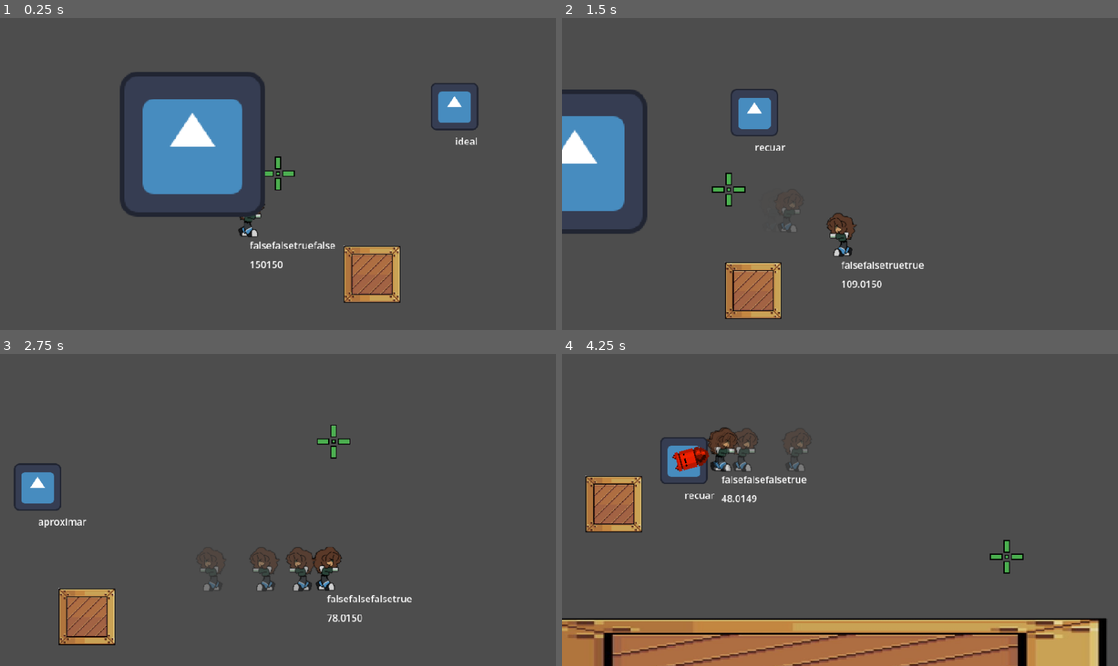
Above: before the commit, frames 1-4 (two rows, left to right).
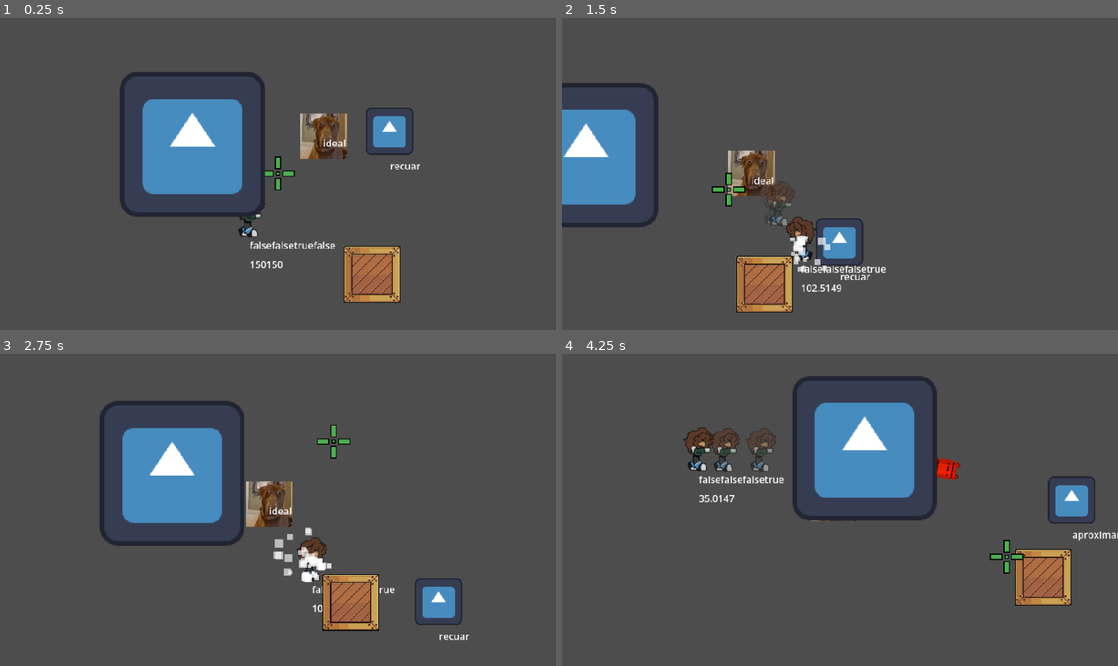
Above: after the commit, the same moments.

Repository: mathkkj/ROGUENAVE
Game: Godot game, scene res://cenas_tscn/cena.tscn
Two runs of this game, one before a commit and one after it. Both use one fixed random seed, a clock stepped at 60 frames per second and the inputs below. The engine's default icon, where the game draws it, is replaced by a stand-in: a white triangle on a blue panel in a dark square.
Inputs (mouse positions are in pixels of both pictures, inside the frame that each line leads up to):
- Up to frame 1 (0.25 s): no input
- Up to frame 2 (1.5 s): move the mouse to (962, 158) at 0.52 s; press the mouse at (962, 158) at 0.53 s; hold D (direita) 0.53-1.28 s; tap E (dash) at 0.8, 1.35 s; move the mouse to (728, 189) at 1.27 s; release the mouse at (728, 189) at 1.28 s; hold Down (baixo) from 1.28 s (still down)
- Up to frame 3 (2.75 s): click (166, 525) at 1.55 s; move the mouse to (333, 441) at 2.02 s; release Down (baixo) at 2.03 s; press the mouse at (333, 441) at 2.03 s; hold D (direita) from 2.03 s (still down); tap E (dash) at 2.3 s
- Up to frame 4 (4.25 s): move the mouse to (812, 572) at 2.77 s; release D (direita) at 2.78 s; release the mouse at (812, 572) at 2.78 s; hold Up (cima) 2.78-3.53 s; tap E (dash) at 2.85, 3.8 s; click (812, 572) at 3.05 s; move the mouse to (1006, 556) at 3.52 s; press the mouse at (1006, 556) at 3.53 s; hold A (esquerda) from 3.53 s (still down)

The runs differ from the first frame. In frame 1, 2.8% of the frame differs, in the area x 54-86%, y 20-49%; in frame 2, 9.2%; in frame 3, 15%; in frame 4, 29%, in the area x 0-100%, y 7-100%.

Commit message:
inimigo meele feito + input buffer multimidia
esse codigo eu achei mais bonito

Diff:
--- a/cenas_tscn/cena.tscn
+++ b/cenas_tscn/cena.tscn
@@ -8,6 +8,7 @@
 [ext_resource type="Script" uid="uid://nhicgyskphcw" path="res://codigo_gd/personagem_gd/mira.gd" id="7_j0gmb"]
 [ext_resource type="Texture2D" uid="uid://cmdiemw8l5v8o" path="res://placeholder/caixa_madeira.png" id="8_q3n0b"]
 [ext_resource type="Script" uid="uid://ckbcyurf5jexp" path="res://codigo_gd/objeto_fisico_interagivel.gd" id="8_uk6bg"]
+[ext_resource type="PackedScene" uid="uid://o2qi5yx4o5ai" path="res://cenas_tscn/inimigos_tscn/inimigo_meele.tscn" id="10_iwd25"]
 [ext_resource type="PackedScene" uid="uid://dt7frg7l5upcl" path="res://cenas_tscn/inimigos_tscn/inimigo_projetil.tscn" id="11_y6nmq"]
 
 [sub_resource type="RectangleShape2D" id="RectangleShape2D_uk6bg"]
@@ -71,8 +72,9 @@
 position = Vector2(1, -2.5)
 shape = SubResource("RectangleShape2D_iwd25")
 
-[node name="Inimigo_projetil" parent="." unique_id=1768556099 node_paths=PackedStringArray("alvo") instance=ExtResource("11_y6nmq")]
-position = Vector2(249, -17)
-speed = 300.0
+[node name="Inimigo_meele" parent="." unique_id=967689483 node_paths=PackedStringArray("alvo") instance=ExtResource("10_iwd25")]
 alvo = NodePath("../personagem")
-max_speed = 300.0
+
+[node name="Inimigo_projetil" parent="." unique_id=944234677 node_paths=PackedStringArray("alvo") instance=ExtResource("11_y6nmq")]
+position = Vector2(135, 4)
+alvo = NodePath("../personagem")
--- /dev/null
+++ b/cenas_tscn/inimigos_tscn/inimigo_meele.tscn
@@ -0,0 +1,86 @@
+[gd_scene format=3 uid="uid://o2qi5yx4o5ai"]
+
+[ext_resource type="Script" uid="uid://carrgaap35jf0" path="res://codigo_gd/inimigo_meele.gd" id="1_an2hr"]
+[ext_resource type="Texture2D" uid="uid://c7iolkysd2yxq" path="res://placeholder/88623ff79ebfc026e3302040605ab404.jpg" id="2_an2hr"]
+
+[sub_resource type="RectangleShape2D" id="RectangleShape2D_a2lr6"]
+size = Vector2(53.014732, 64.94514)
+
+[sub_resource type="CircleShape2D" id="CircleShape2D_an2hr"]
+radius = 340.68954
+
+[sub_resource type="RectangleShape2D" id="RectangleShape2D_an2hr"]
+size = Vector2(5.501678, 12.921783)
+
+[node name="Inimigo_meele" type="CharacterBody2D" unique_id=967689483 groups=["inimigos"]]
+scale = Vector2(1.0103017, 1)
+motion_mode = 1
+script = ExtResource("1_an2hr")
+dash_vel = 1200
+speed = 200.0
+max_speed = 400.0
+metadata/_custom_type_script = "uid://dgnct4e6m2fwr"
+
+[node name="Sprite2D" type="Sprite2D" parent="." unique_id=1912404478]
+position = Vector2(0.50000095, 9.536743e-07)
+scale = Vector2(0.24679486, 0.2814815)
+texture = ExtResource("2_an2hr")
+
+[node name="CollisionShape2D" type="CollisionShape2D" parent="." unique_id=1069773565]
+scale = Vector2(1.4951277, 1.1934714)
+shape = SubResource("RectangleShape2D_a2lr6")
+
+[node name="atirar_tempo" type="Timer" parent="." unique_id=478864463]
+autostart = true
+
+[node name="Raycast" type="Node2D" parent="." unique_id=1941409983]
+
+[node name="RayBaixo" type="RayCast2D" parent="Raycast" unique_id=1701125451]
+target_position = Vector2(0, 57)
+
+[node name="RayDireita" type="RayCast2D" parent="Raycast" unique_id=2056210272]
+target_position = Vector2(63, 1)
+
+[node name="RayCima" type="RayCast2D" parent="Raycast" unique_id=1886523278]
+target_position = Vector2(0, -59)
+
+[node name="RayEsquerda" type="RayCast2D" parent="Raycast" unique_id=1174141446]
+target_position = Vector2(-61, 0)
+
+[node name="RayBaixoDireita" type="RayCast2D" parent="Raycast" unique_id=565274749]
+target_position = Vector2(50, 50)
+
+[node name="RayBaixoEsquerda" type="RayCast2D" parent="Raycast" unique_id=150581067]
+target_position = Vector2(-50, 50)
+
+[node name="RayCimaDireita" type="RayCast2D" parent="Raycast" unique_id=1355962918]
+target_position = Vector2(50, -50)
+
+[node name="RayCimaEsquerda" type="RayCast2D" parent="Raycast" unique_id=1749518860]
+target_position = Vector2(-50, -50)
+
+[node name="RayLOS" type="RayCast2D" parent="." unique_id=325874916]
+
+[node name="circulo_de_visao" type="Area2D" parent="." unique_id=47214053]
+
+[node name="CollisionShape2D" type="CollisionShape2D" parent="circulo_de_visao" unique_id=606757170]
+scale = Vector2(1.0313972, 1)
+shape = SubResource("CircleShape2D_an2hr")
+
+[node name="Label" type="Label" parent="." unique_id=1663016738]
+offset_right = 40.0
+offset_bottom = 23.0
+
+[node name="Hurtbox" type="Area2D" parent="." unique_id=568459429]
+scale = Vector2(1.0314662, 1.0777961)
+
+[node name="CollisionShape2D" type="CollisionShape2D" parent="Hurtbox" unique_id=872296954]
+position = Vector2(9.151536e-07, -0.5)
+scale = Vector2(15.349047, 6.1137066)
+shape = SubResource("RectangleShape2D_an2hr")
+
+[connection signal="timeout" from="atirar_tempo" to="." method="_on_atirar_tempo_timeout"]
+[connection signal="body_entered" from="circulo_de_visao" to="." method="_on_circulo_de_visao_body_entered"]
+[connection signal="body_exited" from="circulo_de_visao" to="." method="_on_circulo_de_visao_body_exited"]
+[connection signal="body_entered" from="Hurtbox" to="." method="_on_hurtbox_body_entered"]
+[connection signal="body_exited" from="Hurtbox" to="." method="_on_hurtbox_body_exited"]
--- a/cenas_tscn/inimigos_tscn/inimigo_projetil.tscn
+++ b/cenas_tscn/inimigos_tscn/inimigo_projetil.tscn
@@ -7,6 +7,7 @@
 size = Vector2(53.014732, 64.94514)
 
 [node name="Inimigo_projetil" type="CharacterBody2D" unique_id=944234677 groups=["inimigos"]]
+motion_mode = 1
 script = ExtResource("2_4js5t")
 speed = 200.0
 max_speed = 400.0
--- a/codigo_gd/inimigo.gd
+++ b/codigo_gd/inimigo.gd
@@ -216,6 +216,7 @@
 		ESTADOS.HIT:
 			velocity = knockback_force
 
+
 	move_and_slide()
 
 	if vida <= 0:
--- a/codigo_gd/inimigo_gd/inimigo_projetil.gd
+++ b/codigo_gd/inimigo_gd/inimigo_projetil.gd
@@ -3,7 +3,6 @@
 
 @onready var projetil_instancia = preload("res://cenas_tscn/projetil_inimigo.tscn")
 @onready var atirar_tempo = get_node("atirar_tempo")
-
 
 var distancia_maxima = 400
 var distancia_minima = 350
--- /dev/null
+++ b/codigo_gd/inimigo_meele.gd
@@ -0,0 +1,123 @@
+extends Inimigo
+class_name Inimigo_meele
+
+@onready var LOS = get_node("RayLOS")
+@onready var atirar_tempo = get_node("atirar_tempo")
+@onready var label = get_node("Label")
+
+@export var dash_vel = 450
+@export var aceleracao = 1400
+
+var esta_na_area: bool = false
+
+enum ESTADOS_ATAQUE {
+	APROXIMAR,
+	IDEAL,
+	DASH,
+	ATACAR,
+	ATACANDO,
+	PARRY,
+}
+
+var estado_ataque: ESTADOS_ATAQUE = ESTADOS_ATAQUE.APROXIMAR
+
+
+func check_posicao_alvo():
+	if LOS.get_collider() == alvo and atirar_tempo.is_stopped():
+		atirar_tempo.start()
+	elif LOS.get_collider() != alvo and not atirar_tempo.is_stopped():
+		atirar_tempo.stop()
+
+
+func mirar():
+	if alvo:
+		LOS.target_position = to_local(alvo.global_position)
+
+
+func _on_atirar_tempo_timeout() -> void:
+	if not esta_na_area:
+		return
+	dash()
+
+
+func dash():
+	if not is_instance_valid(alvo):
+		return
+	if not esta_na_area:
+		return
+
+	estado_ataque = ESTADOS_ATAQUE.DASH
+
+	var direcao = LOS.target_position.normalized()
+	var velocidade_dash = direcao * dash_vel
+
+	velocity = velocidade_dash
+
+
+func _physics_process(delta: float) -> void:
+	if not is_instance_valid(alvo):
+		return
+
+	if esta_na_area:
+		if estado_ataque == ESTADOS_ATAQUE.APROXIMAR:
+			estado_ataque = ESTADOS_ATAQUE.IDEAL
+
+		mirar()
+		check_posicao_alvo()
+	else:
+		estado_ataque = ESTADOS_ATAQUE.APROXIMAR
+		atirar_tempo.stop()
+
+	# DEBUG
+	var estado_texto = {
+		ESTADOS_ATAQUE.APROXIMAR: "aproximar",
+		ESTADOS_ATAQUE.IDEAL: "ideal",
+		ESTADOS_ATAQUE.DASH: "dash",
+		ESTADOS_ATAQUE.ATACAR: "atacar",
+		ESTADOS_ATAQUE.PARRY: "parry",
+		ESTADOS_ATAQUE.ATACANDO: "atacando"
+	}
+
+	label.text = estado_texto[estado_ataque]
+
+	# MOVIMENTO PADRÃO (se não estiver em dash) INIMIGO NORMAL
+	if estado_ataque != ESTADOS_ATAQUE.DASH or estado_ataque == ESTADOS_ATAQUE.ATACANDO:
+		var direcao_path: Vector2 = escolher_dir(Vector2.ZERO, delta)
+		var steering = gerar_steering(direcao_path)
+		steering = steering.limit_length(max_accel * delta)
+
+		var desired_velocity = steering.normalized() * speed
+		velocity = velocity.move_toward(desired_velocity, max_accel * delta)
+	if estado_ataque == ESTADOS_ATAQUE.ATACANDO:
+		velocity = Vector2.ZERO
+	super(delta)
+
+
+func _on_circulo_de_visao_body_entered(body: Node2D) -> void:
+	if body.is_in_group("jogador"):
+		esta_na_area = true
+
+
+func _on_circulo_de_visao_body_exited(body: Node2D) -> void:
+	if body.is_in_group("jogador"):
+
+		esta_na_area = false
+		await get_tree().create_timer(atirar_tempo.time_left).timeout
+		atirar_tempo.stop()
+		estado_ataque = ESTADOS_ATAQUE.APROXIMAR
+
+
+func _on_hurtbox_body_entered(body: Node2D) -> void:
+	if estado_ataque == ESTADOS_ATAQUE.DASH and body.is_in_group("jogador"):
+		body.perder_vida(1, LOS.target_position.normalized(), 1100)
+		estado_ataque = ESTADOS_ATAQUE.ATACANDO
+
+		await get_tree().create_timer(atirar_tempo.time_left).timeout
+		atirar_tempo.stop()
+		estado_ataque = ESTADOS_ATAQUE.APROXIMAR
+	if estado_ataque == ESTADOS_ATAQUE.IDEAL and body.is_in_group("jogador"):
+		body.perder_vida(1, LOS.target_position.normalized(), 700)
+
+func _on_hurtbox_body_exited(body: Node2D) -> void:
+	if body.is_in_group("jogador") and estado_ataque != ESTADOS_ATAQUE.DASH:
+		estado_ataque = ESTADOS_ATAQUE.IDEAL
--- a/codigo_gd/personagem_gd/armas/arma_2.gd
+++ b/codigo_gd/personagem_gd/armas/arma_2.gd
@@ -7,11 +7,19 @@
 
 signal golpe_executado(golpe: int)
 
+var input_buffer := false
+var buffer_time := 0.15
+var buffer_timer := 0.0
+
 var combo_atual: int = 0
 var timer_combo: float = 0
 var atacando: bool = false
 @onready var hitbox = get_node("hitbox")
 @onready var hitbox_col = get_node("hitbox/CollisionShape2D")
+
+func pedir_ataque() -> void:
+	input_buffer = true
+	buffer_timer = buffer_time
 
 func _ready() -> void:
 	hitbox_col.disabled = true
@@ -19,6 +27,12 @@
 	pass
 
 func _physics_process(delta: float) -> void:
+	if buffer_timer > 0:
+		buffer_timer -= delta
+
+	if buffer_timer <= 0:
+		input_buffer = false
+
 	z_index = global_position.y
 	if timer_combo > 0.0:
 		timer_combo = max(0.0, timer_combo - delta)
@@ -30,9 +44,11 @@
 
 
 func atacar() -> void:
+	if not input_buffer and atacando:
+		return
 
-	if atacando:
-		return
+	input_buffer = false
+	buffer_timer = 0.0
 
 	atacando = true
 	visible = true
--- a/codigo_gd/personagem_gd/camera.gd
+++ b/codigo_gd/personagem_gd/camera.gd
@@ -7,11 +7,11 @@
 
 #SHAKE
 @export var decay : float = 0.8
-@export var max_offset : Vector2 = Vector2(100, 75)
-@export var max_roll : float = 0.3
+@export var max_offset : Vector2 = Vector2(40, 25)
+@export var max_roll : float = 0.1
 
-var trauma : float = 0.0
-var trauma_power : int = 2
+var trauma = 0.0
+var trauma_power = 1
 
 var direcao = Vector2.ZERO
 
@@ -43,11 +43,13 @@
 
 
 func add_trauma(amount : float, direcao_ataque: Vector2) -> void:
-	trauma = trauma + amount
+
+	trauma = clamp(trauma + amount, 0.0, 1.0)
 	direcao = direcao_ataque
 
 func shake() -> void:
 	var amount = pow(trauma, trauma_power)
+	amount = clamp(amount, 0.0, 1.0)
 
 	#if direcao.x == 0:
 		#direcao.x = 1
--- a/codigo_gd/personagem_gd/personagem.gd
+++ b/codigo_gd/personagem_gd/personagem.gd
@@ -466,7 +466,7 @@
 		#particula e se for um personagem
 		if body is CharacterBody2D:
 			Input.start_joy_vibration(0, 1.0, 1.0, 0.2)
-			camera.add_trauma(0.4, round(direcao_golpe))
+			#camera.add_trauma(0.4, round(direcao_golpe))
 
 			_particula_instancia(body, direcao_golpe)
 	if body.is_in_group("projetil_inimigo") and em_golpe:
--- a/codigo_gd/projetil_inimigo.gd
+++ b/codigo_gd/projetil_inimigo.gd
@@ -14,7 +14,7 @@
 		return
 
 	if body.is_in_group("jogador") and body.has_method("perder_vida") and body.pode_dash:
-		body.perder_vida(1, direcao, 600)
+		body.perder_vida(1, direcao, 900)
 		queue_free()
 		return
 	if body.is_in_group("jogador") and body.has_method("perder_vida") and not body.pode_dash:
Not shown, added: codigo_gd/inimigo_meele.gd.uid
Binary file added: placeholder/88623ff79ebfc026e3302040605ab404.jpg
Not shown, added: placeholder/88623ff79ebfc026e3302040605ab404.jpg.import
